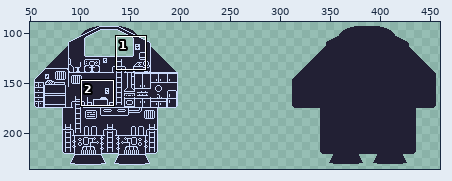
Two versions of one sprite sheet, Assets/Sprites/Ship/Ship.png. The first picture is a wide view before the edit; the outline marks the close-up.
Close-up. Old version:
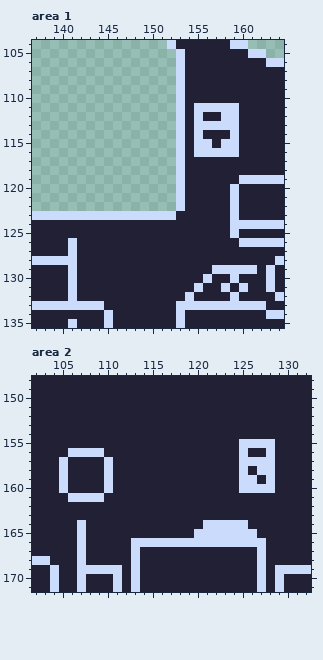
The file is 516x258 pixels. Shown: area 1: x 137..164, y 104..135; area 2: x 102..132, y 148..171. The wide view leaves out empty margins.
After:
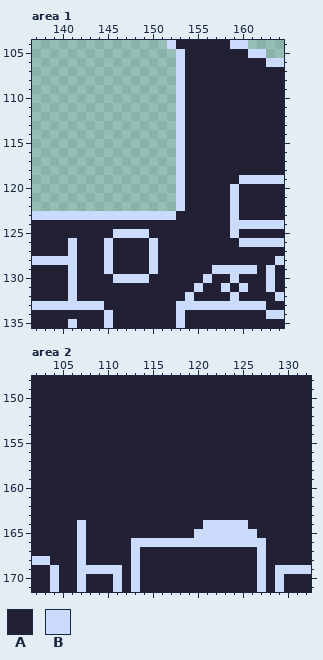
Palette (. is transparent): A #222034  B #cbdbfc
Commit message: move ship systems station
Diff:
Area 1:
The author changed colour B to colour A in row 111 at x 155 to 159; in row 112 at x 155 and 158 to 159; in row 113 at x 155 to 159; in row 114 at x 155 and 159; in row 115 at x 155 to 156 and 158 to 159; in row 116 at x 155 to 159.
The author changed colour A to colour B in row 125 at x 146 to 149; in rows 126 to 129 at x 145 and 150; in row 130 at x 146 to 149.
Area 2:
The author changed colour B to colour A in row 155 at x 125 to 128; in row 156 at x 106 to 109, 125 and 128; in row 157 at x 105, 110 and 125 to 128; in row 158 at x 105, 110, 125 and 127 to 128; in row 159 at x 105, 110, 125 to 126 and 128; in row 160 at x 105, 110 and 125 to 128.
The author changed colour B to colour A in row 161 at x 106 to 109.
